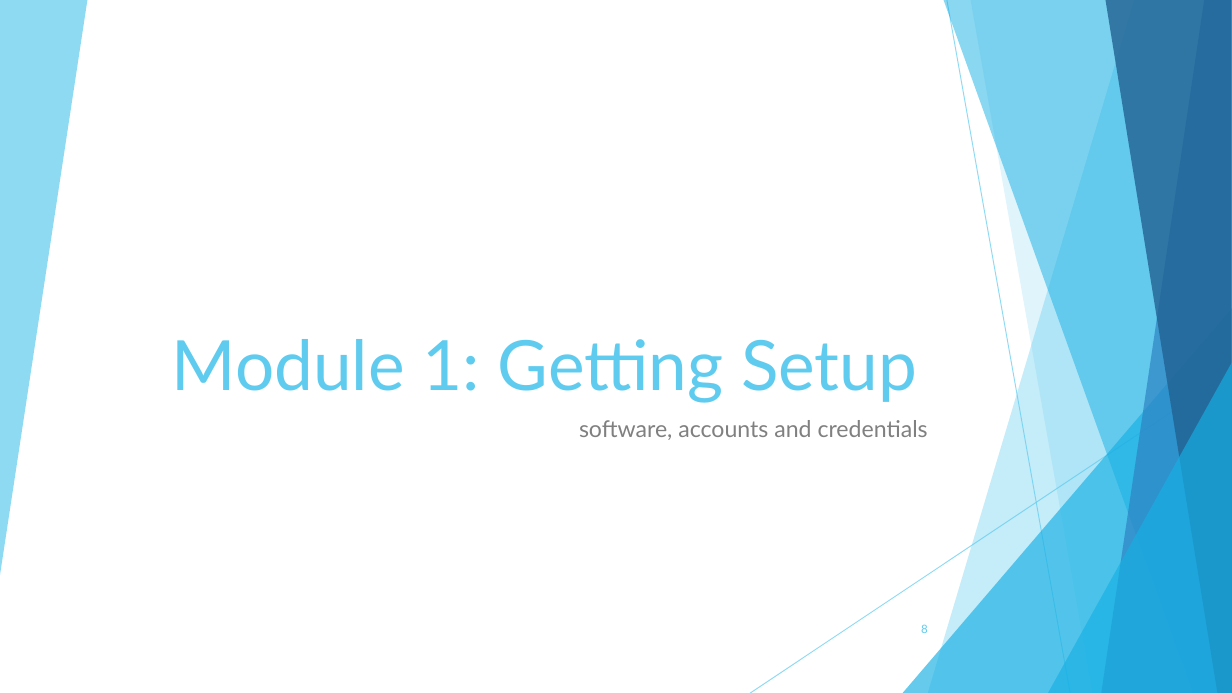
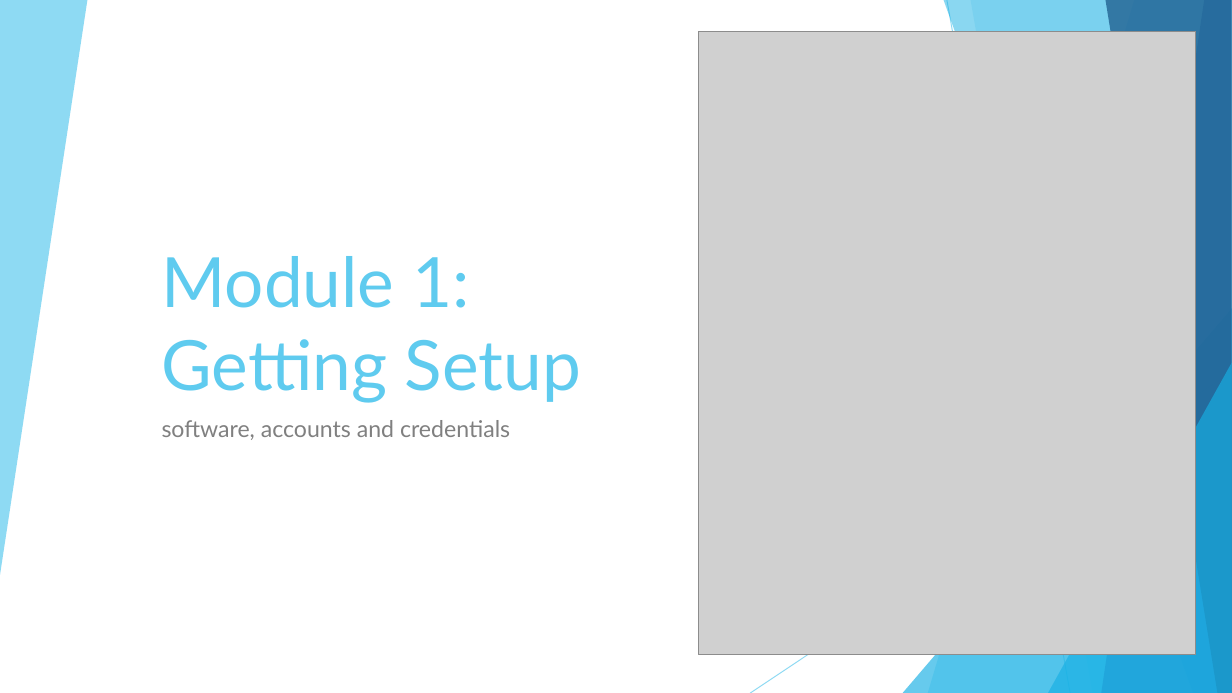
Before and after one commit to TechplexEngineer/GitCheatSheet, a slide deck: slide 9 of ppt/Getting started with GIT.pptx (slide 8 before the commit). Drawn at 1232x693 pixels with LibreOffice and Linux fonts; fonts in the diff are those of the drawing; grey boxes stand for pictures. Boxes give left, top, right and bottom in pixels: in the first picture for what was removed or moved away, otherwise in the second. Text is boxed around its words. In the diff, an @@ line names an element or a change of style, - is before the commit and + after.

Commit message:
Module 1 & 2 nearly complete

```diff
--- a/ppt/Getting started with GIT.pptx
+++ b/ppt/Getting started with GIT.pptx
@@ picture added at [699,31,1196,655] @@
@@ title "Module 1: Getting Setup" at [162,256,581,403]: alignment centre to left @@
@@ subtitle "software, accounts and credentials" at [162,420,510,440]: alignment right to left @@
@@ page number removed at [921,624,928,633] @@
-8
```
Also in this commit, not shown: 11 other slides changed, 11 slides added, 2 slides removed.
